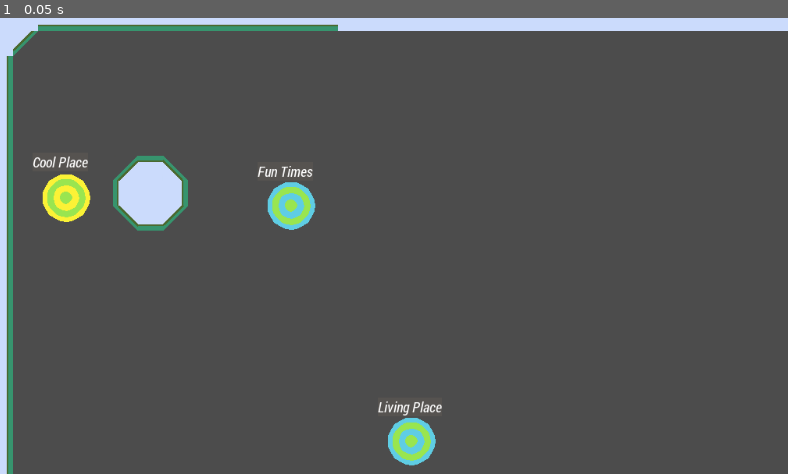
Above: before the commit, frame 1.
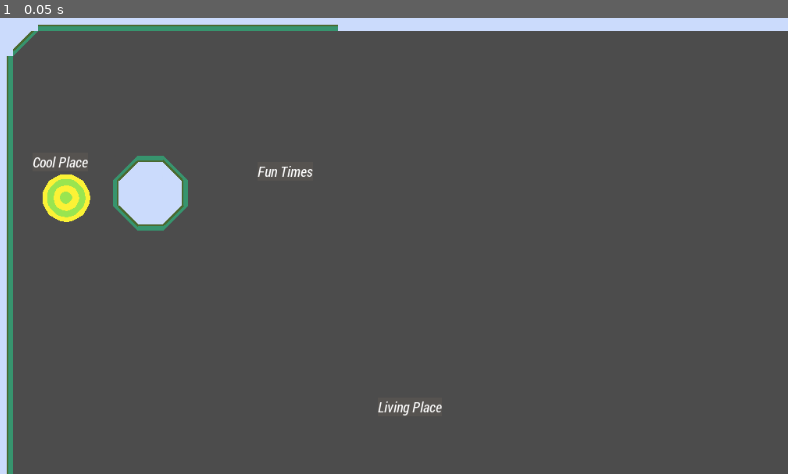
Above: after the commit, the same moment.

Repository: broquaint/comrade-cabbie
Game: Godot game, scene res://Core Asteroid.tscn
Two runs of this game, one before a commit and one after it. Both use one fixed random seed, a clock stepped at 60 frames per second and the inputs below. This scene is started directly instead of the project's main scene.
Inputs:
- Up to frame 1 (0.05 s): no input

The runs differ from the first frame. In frame 1, 1.0% of the frame differs, in the area x 33-56%, y 35-99%.

Commit message:
Actually hide drop off points
Guess I broke something at some point.

Diff:
--- a/Dropoff Point.tscn
+++ b/Dropoff Point.tscn
@@ -75,9 +75,11 @@
 polygon = PoolVector2Array( -8.3215, -29.6314, -21.3127, -22.8679, -29.5495, -8.33643, -29.7747, 7.64565, -21.2239, 22.2533, -3.83713, 30.5192, 3.28857, 30.7329, 19.749, 22.6809, 29.7962, 7.14684, 30.0812, -7.95966, 20.6753, -22.8524, 7.35022, -29.8356 )
 
 [node name="Point Pulse" type="Sprite" parent="."]
+visible = false
 texture = ExtResource( 1 )
 
 [node name="PointTarget" type="Sprite" parent="."]
+visible = false
 texture = ExtResource( 1 )
 
 [node name="Label" type="Label" parent="."]
--- a/DropoffPoint.gd
+++ b/DropoffPoint.gd
@@ -12,4 +12,3 @@
 	var sb = StyleBoxFlat.new()
 	sb.bg_color = Color("#c8595652")
 	$Label.add_stylebox_override("normal", sb)
-	$PointTarget.visible = false
--- a/Player.gd
+++ b/Player.gd
@@ -180,13 +180,13 @@
 func set_next_dropoff(asteroid):
 	current_state = CabState.DROPPING_OFF
 	current_pickup.get_node('AnimationPlayer').stop()
-	current_pickup.get_node('Point Pulse').visible = false
+	current_pickup.get_node('Point Pulse').hide()
 
 	current_dropoff = pick_next_dropoff(asteroid)
 
-	current_dropoff.get_node('PointTarget').visible = true
+	current_dropoff.get_node('PointTarget').show()
 	current_dropoff.get_node('AnimationPlayer').play('Pulse')
-	current_dropoff.get_node('Point Pulse').visible = true
+	current_dropoff.get_node('Point Pulse').show()
 	emit_signal('new_pickup', current_dropoff, calc_travel_estimate(current_pickup, current_dropoff))
 
 func calc_point_distance():
@@ -239,8 +239,8 @@
 		# Not in use at the moment.
 		emit_signal('new_dropoff', point, asteroid, calc_travel_time(), calc_journey_score())
 		current_dropoff.get_node('AnimationPlayer').stop()
-		current_dropoff.get_node('Point Pulse').visible = false
-		current_dropoff.get_node('PointTarget').visible = false
+		current_dropoff.get_node('Point Pulse').hide()
+		current_dropoff.get_node('PointTarget').hide()
 		current_state = CabState.PICKING_UP
 		travel_time = 0
 		# This maybe doesn't want to be instant?
